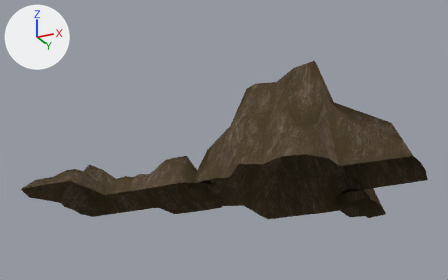
The OBJ model src/models/Duna/Duna.obj: old version first, new version second.
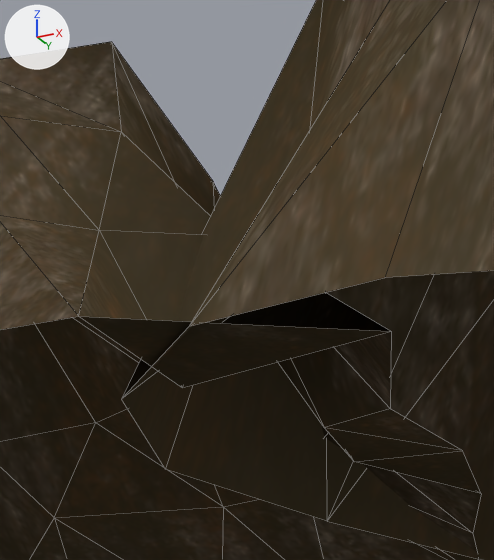
Old and new are each drawn whole from a 50 mm camera at (-25.8, -471.4, -83.1) aimed at (-150.4, -222.2, 29.0) and again close up on the part from 39% to 50% of the width and 54% to 73% of the height. Arrows for +X, +Y and +Z are at upper left; the lights stay in place. The close-ups show mesh edges as thin lines. Where no turn or scale is listed for an object, it has been applied to the vertices.

Before the edit, the objects in view are built like this:
```python
me_duna = bpy.data.meshes.new('duna')
me_duna.from_pydata(...)  # 255 vertices, 429 faces; spans x -231.0..-59.0, y -275.0..-162.0, z -3.0..56.0
me_duna.materials.append(mat_duna)
ob_duna = bpy.data.objects.new('duna', me_duna)
ob_duna.location = (0.0, 0.0, 0.0)
```
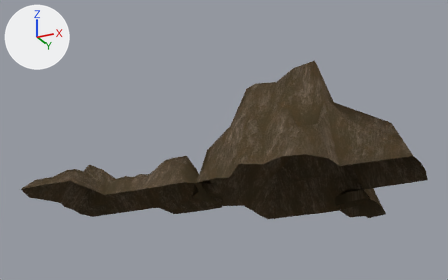
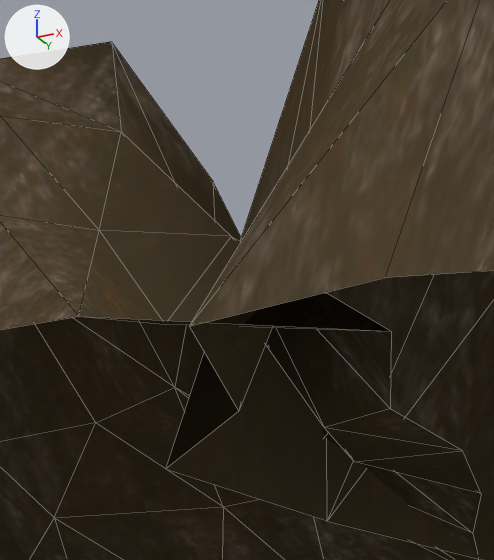
Pixel boxes (x1, y1, x2, y2) of what changed, in the close-ups (494 x 560 px; the box of a moved part takes in the faces that stretch with it):
```json
{"part": 1, "of": "me_duna", "change": "moved or reshaped", "before": [79, 0, 390, 469], "after": [79, 0, 390, 469]}
```

The change, as JSON lines over the scene's bpy script:
```json
{"block": "me_duna", "where": "me_duna.from_pydata(...)  # 255 vertices, 429 faces; spans x -231.0..-59.0, y -275.0..-162.0, z -3.0..56.0"}
{"block": "me_duna", "where": "# used by ob_duna; location = (0.0, 0.0, 0.0)"}
{"block": "me_duna", "change": "me_duna part 1"}
{"op": "set", "path": "me_duna.vertices[33].co", "old": "(-159.0, -241.0, 0.0)", "new": "(-156.0, -237.0, 0.0)", "note": "pixel (121, 399) -> pixel (238, 411)"}
{"op": "set", "path": "me_duna.vertices[97].co", "old": "(-157.0, -240.0, 0.0)", "new": "(-157.0, -242.0, 2.0)", "note": "pixel (182, 387) -> pixel (165, 324)"}
```
